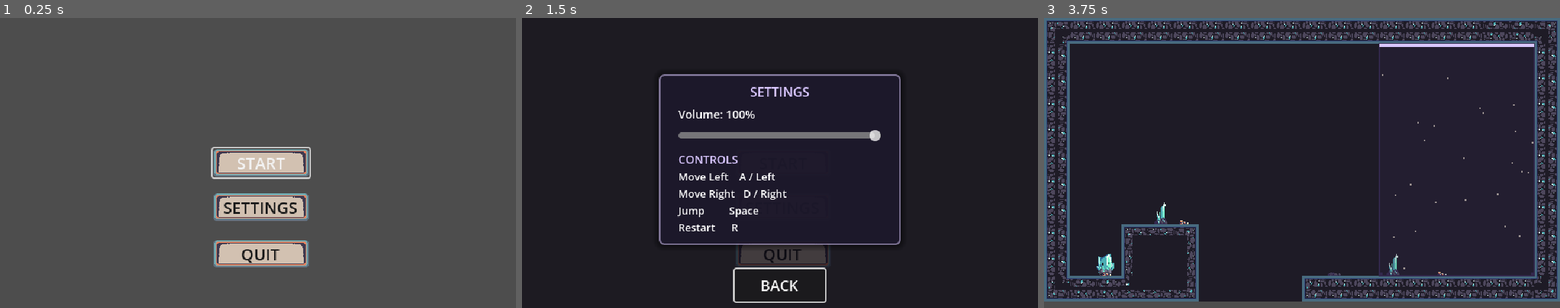
Above: before the commit, frames 1-3 (left to right).
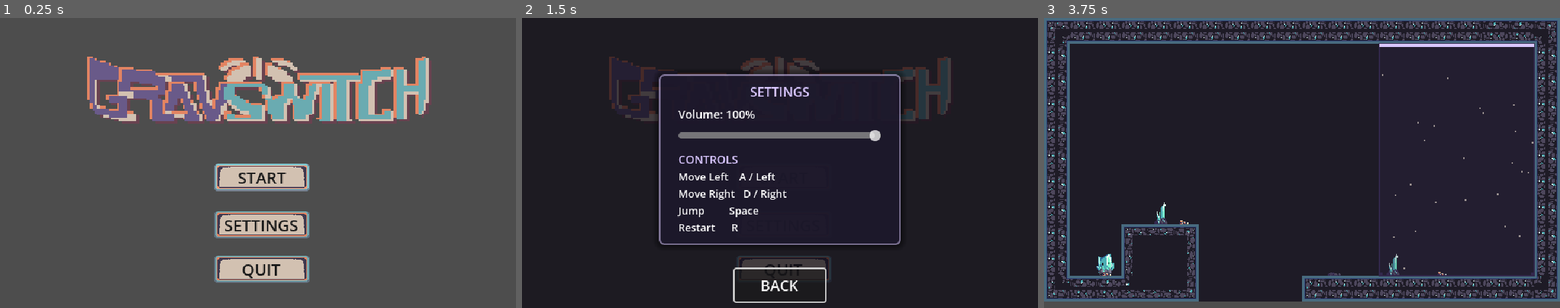
Above: after the commit, the same moments.

Repository: jmx2033/GRAVSWITCH
Game: Godot game, scene res://Scenes/mainmenu.tscn
Two runs of this game, one before a commit and one after it. Both use one fixed random seed, a clock stepped at 60 frames per second and the inputs below.
Inputs:
- Up to frame 1 (0.25 s): no input
- Up to frame 2 (1.5 s): click "SETTINGS" at 0.5 s; click "START" at 1.25 s
- Up to frame 3 (3.75 s): click "START" at 2 s; click "BACK" at 2.75 s; tap Enter at 3.5 s; hold D (move_right) from 3.53 s (still down)

The runs differ from the first frame. In frame 1, 18% of the frame differs, in the area x 16-84%, y 13-92%; in frame 2, 3.1%; in frame 3, nothing differs.

Commit message:
feat(ui): 主菜单加标题艺术字，按钮补全焦点与悬停样式 [P1-5]

Diff:
--- a/Scenes/mainmenu.tscn
+++ b/Scenes/mainmenu.tscn
@@ -1,7 +1,44 @@
 [gd_scene format=3 uid="uid://bwgx3km5n5imc"]
 
 [ext_resource type="Script" uid="uid://1rcdnt6jpwoh" path="res://Scripts/main_menu.gd" id="1_tt5f1"]
-[ext_resource type="Texture2D" path="res://Art/ui/ui_button.png" id="2_btn"]
+[ext_resource type="Texture2D" uid="uid://dv478o526tpud" path="res://Art/ui/ui_button.png" id="2_btn"]
+[ext_resource type="Texture2D" uid="uid://bl6sm5ov2b84l" path="res://Art/ui/ui_title.png" id="3_title"]
+
+[sub_resource type="StyleBoxTexture" id="StyleBoxTexture_btn_normal"]
+content_margin_left = 12.0
+content_margin_top = 4.0
+content_margin_right = 12.0
+content_margin_bottom = 4.0
+texture = ExtResource("2_btn")
+texture_margin_left = 6.0
+texture_margin_top = 6.0
+texture_margin_right = 6.0
+texture_margin_bottom = 6.0
+
+[sub_resource type="StyleBoxTexture" id="StyleBoxTexture_btn_hover"]
+content_margin_left = 12.0
+content_margin_top = 4.0
+content_margin_right = 12.0
+content_margin_bottom = 4.0
+texture = ExtResource("2_btn")
+texture_margin_left = 6.0
+texture_margin_top = 6.0
+texture_margin_right = 6.0
+texture_margin_bottom = 6.0
+modulate_color = Color(1.25, 1.25, 1.25, 1)
+
+[sub_resource type="StyleBoxTexture" id="StyleBoxTexture_btn_focus"]
+content_margin_left = 12.0
+content_margin_top = 4.0
+content_margin_right = 12.0
+content_margin_bottom = 4.0
+texture = ExtResource("2_btn")
+texture_margin_left = 6.0
+texture_margin_top = 6.0
+texture_margin_right = 6.0
+texture_margin_bottom = 6.0
+modulate_color = Color(1.15, 1.15, 1.15, 1)
+draw_center = false
 
 [sub_resource type="StyleBoxFlat" id="StyleBoxFlat_frost"]
 bg_color = Color(0.12, 0.1, 0.18, 0.85)
@@ -17,30 +54,6 @@
 shadow_color = Color(0, 0, 0, 0.45)
 shadow_size = 8
 
-
-[sub_resource type="StyleBoxTexture" id="StyleBoxTexture_btn_normal"]
-content_margin_left = 12.0
-content_margin_top = 4.0
-content_margin_right = 12.0
-content_margin_bottom = 4.0
-texture = ExtResource("2_btn")
-texture_margin_left = 6.0
-texture_margin_top = 6.0
-texture_margin_right = 6.0
-texture_margin_bottom = 6.0
-
-[sub_resource type="StyleBoxTexture" id="StyleBoxTexture_btn_hover"]
-content_margin_left = 12.0
-content_margin_top = 4.0
-content_margin_right = 12.0
-content_margin_bottom = 4.0
-texture = ExtResource("2_btn")
-texture_margin_left = 6.0
-texture_margin_top = 6.0
-texture_margin_right = 6.0
-texture_margin_bottom = 6.0
-modulate_color = Color(1.2, 1.2, 1.2, 1)
-
 [node name="mainmenu" type="Control" unique_id=2074724687]
 layout_mode = 3
 anchors_preset = 15
@@ -50,65 +63,98 @@
 grow_vertical = 2
 script = ExtResource("1_tt5f1")
 
+[node name="Title" type="TextureRect" parent="." unique_id=2074724699]
+layout_mode = 1
+anchors_preset = 8
+anchor_left = 0.5
+anchor_top = 0.5
+anchor_right = 0.5
+anchor_bottom = 0.5
+offset_left = -267.0
+offset_top = -134.0
+offset_right = 270.0
+offset_bottom = -47.0
+grow_horizontal = 2
+grow_vertical = 2
+texture = ExtResource("3_title")
+stretch_mode = 5
+
 [node name="ButtonPlay" type="Button" parent="." unique_id=1112869794]
 layout_mode = 1
-anchors_preset = 8
-anchor_left = 0.5
-anchor_top = 0.5
-anchor_right = 0.5
-anchor_bottom = 0.5
-offset_left = -56.0
-offset_top = -16.0
-offset_right = 64.0
-offset_bottom = 16.0
+anchors_preset = -1
+anchor_left = 0.5
+anchor_top = 0.5
+anchor_right = 0.5
+anchor_bottom = 0.522
+offset_left = -55.0
+offset_right = 65.0
+offset_bottom = 28.080002
 grow_horizontal = 2
 grow_vertical = 2
 theme_override_colors/font_color = Color(0.102, 0.102, 0.102, 1)
+theme_override_colors/font_focus_color = Color(0.102, 0.102, 0.102, 1)
+theme_override_colors/font_pressed_color = Color(0.102, 0.102, 0.102, 1)
+theme_override_colors/font_hover_color = Color(0.102, 0.102, 0.102, 1)
+theme_override_colors/font_hover_pressed_color = Color(0.102, 0.102, 0.102, 1)
+theme_override_colors/font_disabled_color = Color(0.35, 0.35, 0.35, 1)
 theme_override_font_sizes/font_size = 20
+theme_override_styles/normal = SubResource("StyleBoxTexture_btn_normal")
+theme_override_styles/pressed = SubResource("StyleBoxTexture_btn_normal")
+theme_override_styles/hover = SubResource("StyleBoxTexture_btn_hover")
+theme_override_styles/focus = SubResource("StyleBoxTexture_btn_focus")
 text = "START"
+
+[node name="ButtonSettings" type="Button" parent="." unique_id=1326681747]
+layout_mode = 1
+anchors_preset = 8
+anchor_left = 0.5
+anchor_top = 0.5
+anchor_right = 0.5
+anchor_bottom = 0.5
+offset_left = -55.0
+offset_top = 59.0
+offset_right = 65.0
+offset_bottom = 95.0
+grow_horizontal = 2
+grow_vertical = 2
+theme_override_colors/font_color = Color(0.102, 0.102, 0.102, 1)
+theme_override_colors/font_focus_color = Color(0.102, 0.102, 0.102, 1)
+theme_override_colors/font_pressed_color = Color(0.102, 0.102, 0.102, 1)
+theme_override_colors/font_hover_color = Color(0.102, 0.102, 0.102, 1)
+theme_override_colors/font_hover_pressed_color = Color(0.102, 0.102, 0.102, 1)
+theme_override_colors/font_disabled_color = Color(0.35, 0.35, 0.35, 1)
+theme_override_font_sizes/font_size = 20
 theme_override_styles/normal = SubResource("StyleBoxTexture_btn_normal")
+theme_override_styles/pressed = SubResource("StyleBoxTexture_btn_normal")
 theme_override_styles/hover = SubResource("StyleBoxTexture_btn_hover")
+theme_override_styles/focus = SubResource("StyleBoxTexture_btn_focus")
+text = "SETTINGS"
+
+[node name="ButtonQuit" type="Button" parent="." unique_id=1326681748]
+layout_mode = 1
+anchors_preset = 8
+anchor_left = 0.5
+anchor_top = 0.5
+anchor_right = 0.5
+anchor_bottom = 0.5
+offset_left = -55.0
+offset_top = 114.0
+offset_right = 65.0
+offset_bottom = 150.0
+grow_horizontal = 2
+grow_vertical = 2
+theme_override_colors/font_color = Color(0.102, 0.102, 0.102, 1)
+theme_override_colors/font_focus_color = Color(0.102, 0.102, 0.102, 1)
+theme_override_colors/font_pressed_color = Color(0.102, 0.102, 0.102, 1)
+theme_override_colors/font_hover_color = Color(0.102, 0.102, 0.102, 1)
+theme_override_colors/font_hover_pressed_color = Color(0.102, 0.102, 0.102, 1)
+theme_override_colors/font_disabled_color = Color(0.35, 0.35, 0.35, 1)
+theme_override_font_sizes/font_size = 20
+theme_override_styles/normal = SubResource("StyleBoxTexture_btn_normal")
 theme_override_styles/pressed = SubResource("StyleBoxTexture_btn_normal")
-
-[node name="ButtonSettings" type="Button" parent="." unique_id=1326681747]
-layout_mode = 1
-anchors_preset = 8
-anchor_left = 0.5
-anchor_top = 0.5
-anchor_right = 0.5
-anchor_bottom = 0.5
-offset_left = -56.0
-offset_top = 39.0
-offset_right = 64.0
-offset_bottom = 71.0
-grow_horizontal = 2
-grow_vertical = 2
-theme_override_colors/font_color = Color(0.102, 0.102, 0.102, 1)
-theme_override_font_sizes/font_size = 20
-text = "SETTINGS"
-theme_override_styles/normal = SubResource("StyleBoxTexture_btn_normal")
 theme_override_styles/hover = SubResource("StyleBoxTexture_btn_hover")
-theme_override_styles/pressed = SubResource("StyleBoxTexture_btn_normal")
-
-[node name="ButtonQuit" type="Button" parent="." unique_id=1326681748]
-layout_mode = 1
-anchors_preset = 8
-anchor_left = 0.5
-anchor_top = 0.5
-anchor_right = 0.5
-anchor_bottom = 0.5
-offset_left = -56.0
-offset_top = 97.0
-offset_right = 64.0
-offset_bottom = 129.0
-grow_horizontal = 2
-grow_vertical = 2
-theme_override_colors/font_color = Color(0.102, 0.102, 0.102, 1)
-theme_override_font_sizes/font_size = 20
+theme_override_styles/focus = SubResource("StyleBoxTexture_btn_focus")
 text = "QUIT"
-theme_override_styles/normal = SubResource("StyleBoxTexture_btn_normal")
-theme_override_styles/hover = SubResource("StyleBoxTexture_btn_hover")
-theme_override_styles/pressed = SubResource("StyleBoxTexture_btn_normal")
 
 [node name="SettingsPanel" type="Control" parent="." unique_id=2074724688]
 visible = false
